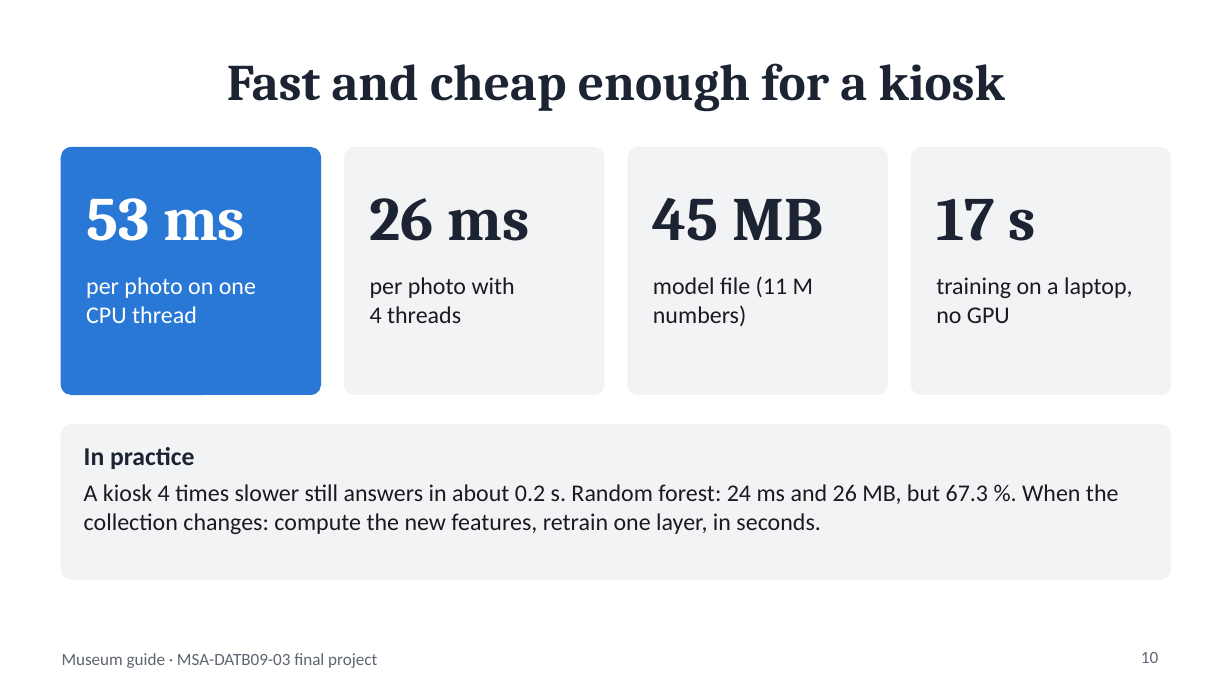
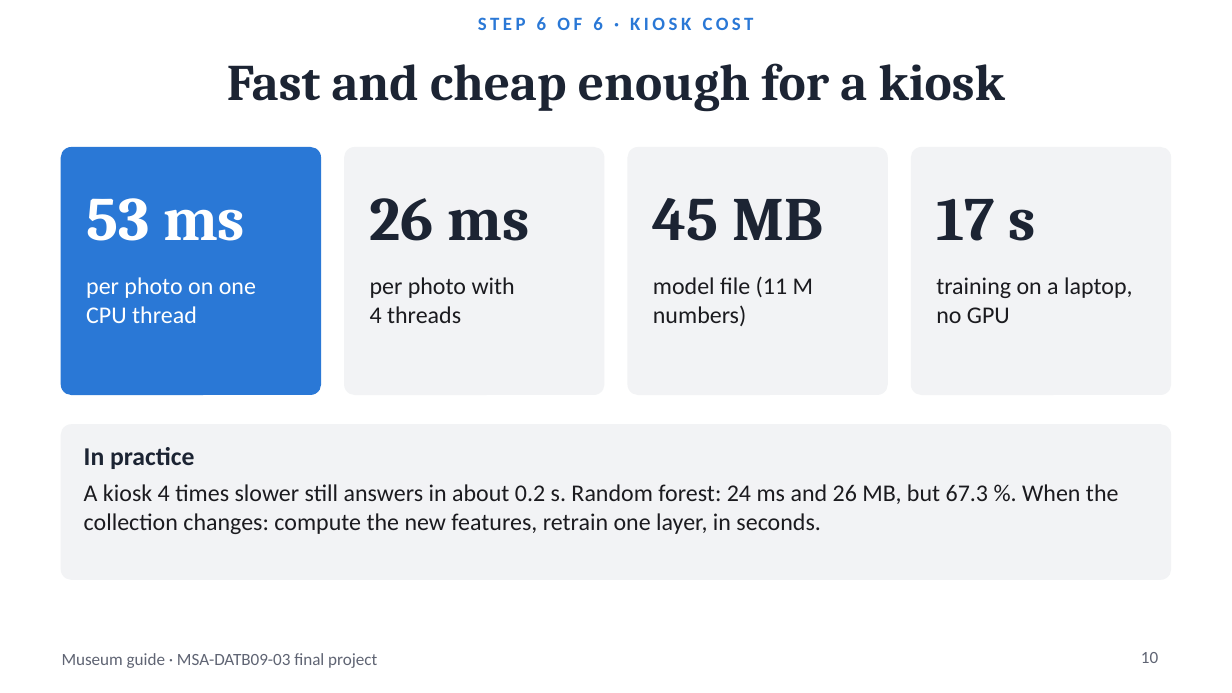
Before and after one commit to BenjaminAHS/neural-network-project, a slide deck: slide 10 of docs/museum_guide_presentation.pptx. Drawn at 1232x693 pixels with LibreOffice and Linux fonts; fonts in the diff are those of the drawing. Boxes give left, top, right and bottom in pixels: in the first picture for what was removed or moved away, otherwise in the second. Text is boxed around its words. In the diff, an @@ line names an element or a change of style, - is before the commit and + after.

```diff
--- a/docs/museum_guide_presentation.pptx
+++ b/docs/museum_guide_presentation.pptx
@@ text added at [478,17,754,30], 11 pt, text #2A78D6, bold @@
+STEP 6 OF 6 · KIOSK COST
```
Also in this commit, not shown: 8 other slides changed, 1 slide added, 1 slide removed, 9 other files.
